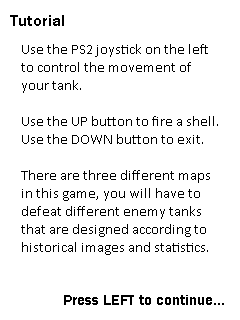
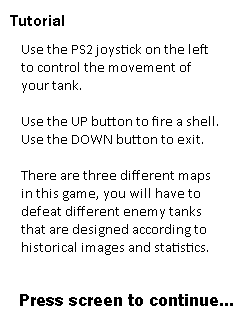
Layered file, before and after one edit (240 × 320). Changes by layer:
removed layer "Press LEFT to continue..." over [64, 295, 224, 305]
renamed "Use the PS2 joystick on the left to control the movement of you" to "Press screen to continue...", painted on it over [20, 294, 233, 306]
renamed "Tutorial" to "Rectangle 1", painted on it over [20, 294, 233, 306]
painted on "Background" over [20, 294, 224, 305]
